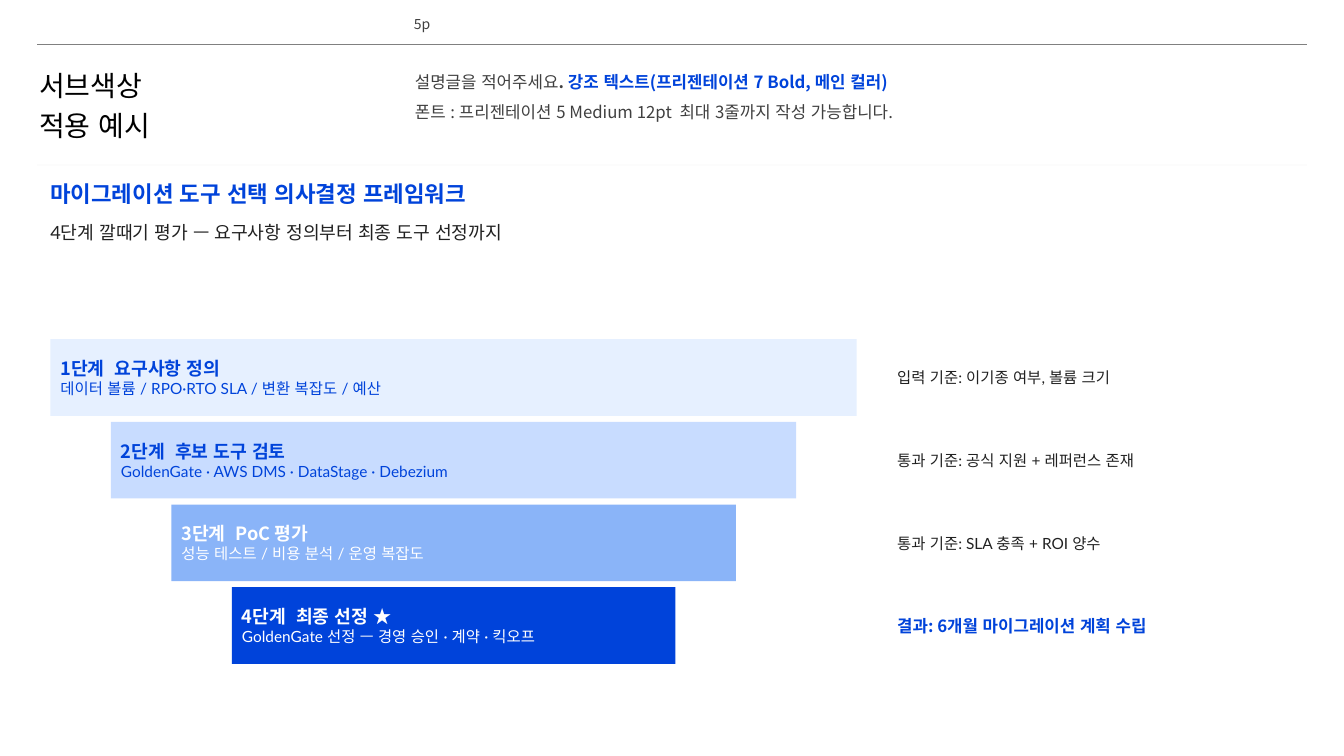
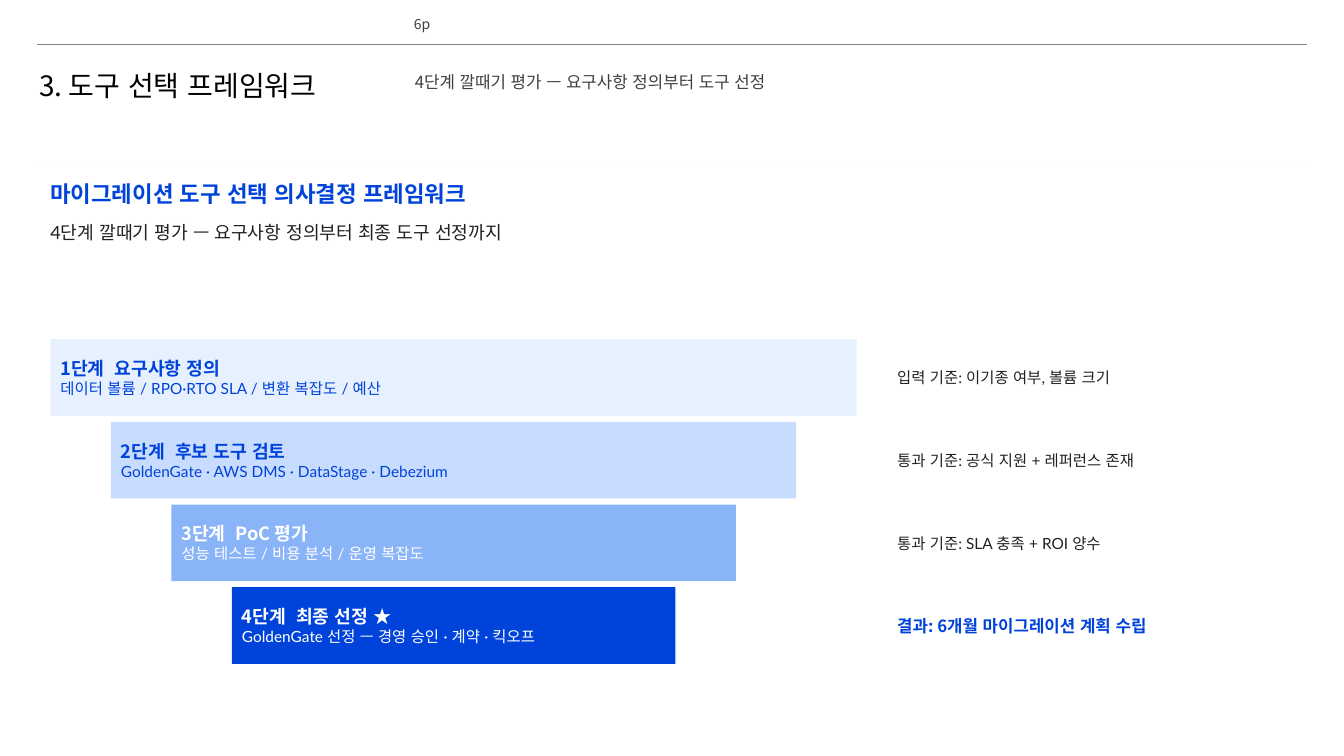
Before and after one commit to lhs6395-hslee/project-steer, a slide deck: slide 6 of results/pptx/Oracle_DB_Migration_Guide.pptx (slide 5 before the commit). Drawn at 1344x756 pixels with LibreOffice and Linux fonts; fonts in the diff are those of the drawing; background and template pictures are left out. Boxes give left, top, right and bottom in pixels: in the first picture for what was removed or moved away, otherwise in the second. Text is boxed around its words. In the diff, an @@ line names an element or a change of style, - is before the commit and + after.

```diff
--- a/results/pptx/Oracle_DB_Migration_Guide.pptx
+++ b/results/pptx/Oracle_DB_Migration_Guide.pptx
@@ text at box(39, 72, 317, 99): text changed @@
-서브색상
-적용 예시
+3. 도구 선택 프레임워크
@@ text at box(415, 74, 765, 90): text changed @@
-설명글을 적어주세요. 강조 텍스트(프리젠테이션 7 Bold, 메인 컬러)
-폰트 : 프리젠테이션 5 Medium 12pt 최대 3줄까지 작성 가능합니다.
+4단계 깔때기 평가 — 요구사항 정의부터 도구 선정
```
Also in this commit, not shown: 8 other slides changed, 1 slide added, 7 other files.
